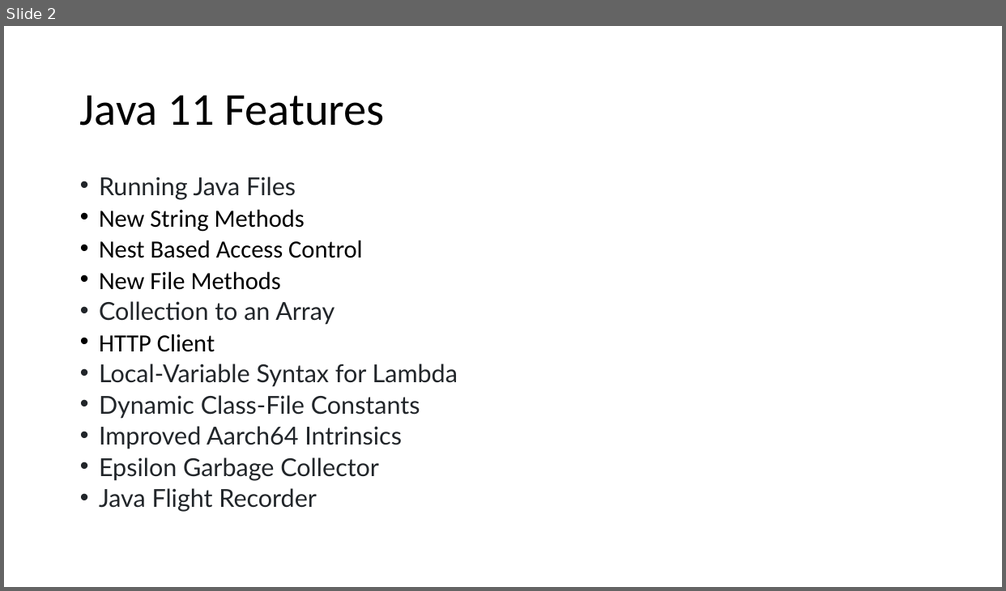
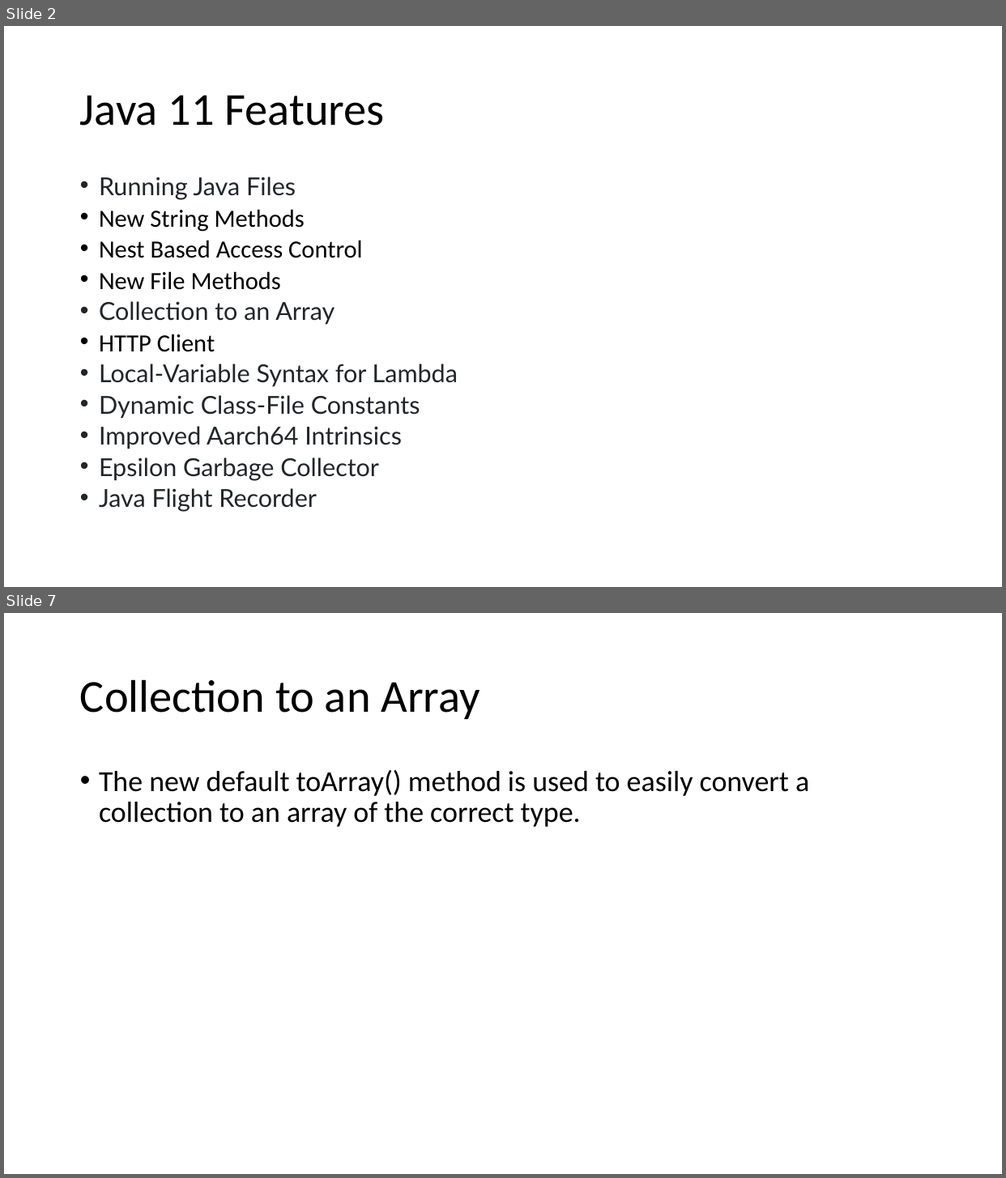
Before and after one commit to techelly/gladvancejavatraining, a slide deck: content/Java 11 Features.pptx. Shown one above the other, each under a label of ours: slide 2 before the commit, slides 2 and 7 after it; the slides between them are not shown. The pictures are 1006x591 and 1006x1178 pixels, drawn with LibreOffice and Linux fonts; fonts in the diff are those of the drawing. Boxes give left, top, right and bottom in pixels: in the first picture for what was removed or moved away, otherwise in the second. Text is boxed around its words. In the diff, an @@ line names an element or a change of style, - is before the commit and + after.

```diff
--- a/content/Java 11 Features.pptx
+++ b/content/Java 11 Features.pptx
@@ slide 7 added at <box>4,613,1002,1174</box>, background #FFFFFF @@
@@ title added at <box>80,679,479,719</box>, 44 pt, text #000000 @@
+Collection to an Array
@@ text added at <box>99,770,809,827</box>, 28 pt, text #000000 @@
+• The new default toArray() method is used to easily convert a collection to an array of the correct type.
```
Also in this commit, not shown: 1 slide changed, 12 other slides added, 36 other files.
